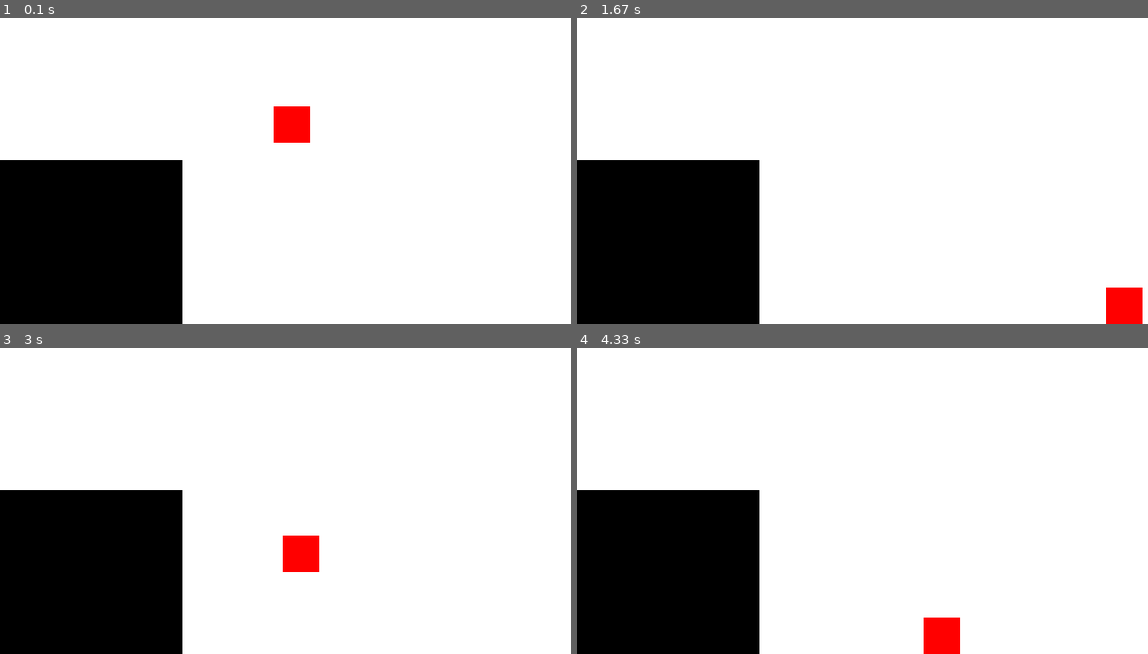
Above: before the commit, frames 1-4 (two rows, left to right).
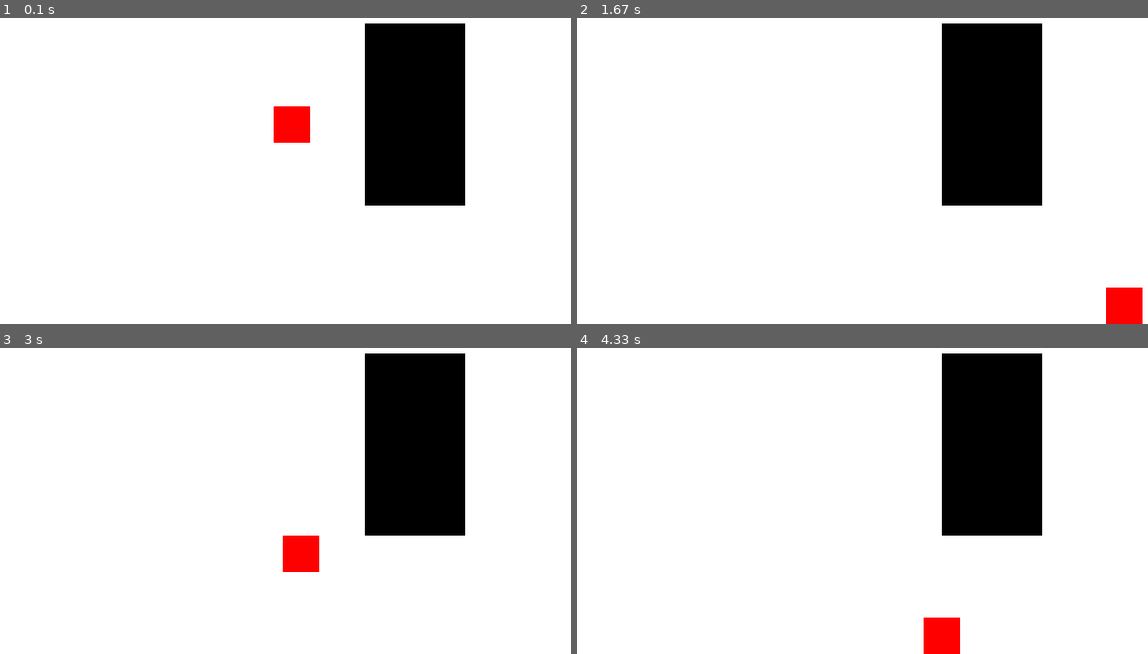
Above: after the commit, the same moments.

Repository: Teedu/Warehouse_Getaway
Game: pygame game, started from Pygame_basic.py
Two runs of this game, one before a commit and one after it. Both use one fixed random seed, a clock stepped at 60 frames per second and the inputs below.
Inputs:
- Up to frame 1 (0.1 s): no input
- Up to frame 2 (1.67 s): hold Right 0.33-0.8 s; hold Up 0.83-1.13 s; hold Right 1.17-1.63 s
- Up to frame 3 (3 s): hold Left 1.67-2.2 s; hold Left 2.23-2.63 s; hold Up from 2.67 s (still down)
- Up to frame 4 (4.33 s): release Up at 3.03 s; hold Right 3.07-3.7 s; hold Left 3.73-4.2 s; hold Right from 4.23 s (still down)

The runs differ from the first frame. In frame 1, 28% of the frame differs, in the area x 0-82%, y 1-100%; in frame 2, 28%; in frame 3, 28%; in frame 4, 28%.

Commit message:
Update Pygame_basic.py

Diff:
--- a/Pygame_basic.py
+++ b/Pygame_basic.py
@@ -12,22 +12,39 @@
         pygame.draw.rect(aken,[255,0,0],[ self.x-20, self.y-20, 40, 40],0)
 
     def tp(self):
-        if self.x <20:
+        if self.x < 20: # ei lase tegelast akna äärtest välja
             self.x = 20
-        if self.x >sx-20:
+        if self.x > sx-20:
             self.x = sx-20
         if self.y > sy-20:
             self.y = sy-20
 
+        for s in seinad:
+            if self.punktid[7][0] in range(s.x,(s.x+s.w)) and self.punktid[7][1] in range(s.y,(s.y+s.h)):
+                self.y = s.y-20
+                self.vy = 0
+            elif self.punktid[5][0] in range(s.x,(s.x+s.w)) and self.punktid[5][1] in range(s.y,(s.y+s.h)):
+                self.x = s.x-20
+            elif self.punktid[3][0] in range(s.x,(s.x+s.w)) and self.punktid[3][1] in range(s.y,(s.y+s.h)):
+                self.x = s.x+s.w+20
+            elif self.punktid[1][0] in range(s.x,(s.x+s.w)) and self.punktid[1][1] in range(s.y,(s.y+s.h)):
+                self.y = s.y+s.h+20
+                self.vy = 0
+
 
     def update(self,vx,vy):
-        self.x += vx # liikumine
-        self.y += vy
+        self.vx = vx
+        self.vy = vy
+        self.x += self.vx # liikumine
+        self.y += self.vy
         if jump != False: # hüppamine põrandal tööab
             VY=0
+        self.punktid = [[self.x-20, self.y-20],[self.x, self.y-20],[self.x+20, self.y-20],
+                        [self.x-20, self.y],   [self.x, self.y],   [self.x+20, self.y],
+                        [self.x-20, self.y+20],[self.x, self.y+20],[self.x+20, self.y+20]]
 
 class Sein:
-    def __init__(self, x,y,w,h):
+    def __init__(self, x, y, w, h):
         self.x=x
         self.y=y
         self.w=w
@@ -35,11 +52,6 @@
 
     def draw(self):
         pygame.draw.rect(aken,[0,0,0],[ self.x, self.y, self.w, self.h],0)
-
-
-def seinad():
-    if (tüüp.x-20) in range(sein.x, (sein.x + sein.w)) and (tüüp.y+20) not in range(0, sein.y):
-        tüüp.x = sein.x + sein.w + 20
 
 pygame.init()
 
@@ -50,7 +62,8 @@
 VY=0
 XL=5
 
-sein =Sein(0,300,200,280)
+sein =Sein(400,150,110,200)
+seinad = [sein]
 
 jump=False
 
@@ -78,7 +91,6 @@
                 VX -= XL
     VY += 1 # gravitatsioon
     tüüp.update(VX,VY)
-    seinad()
     tüüp.tp()
     aken.fill([255,255,255])
     sein.draw()
